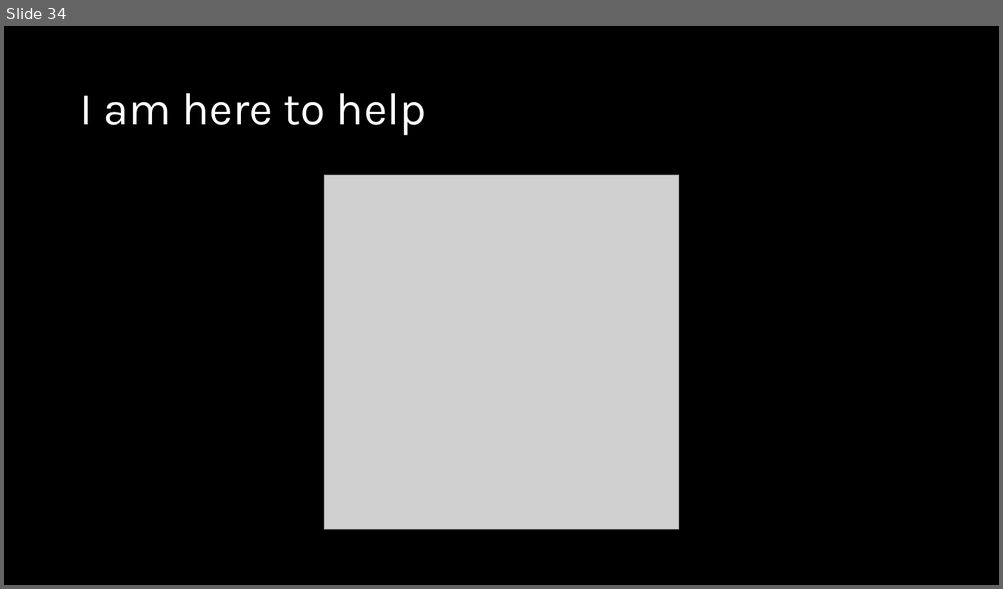
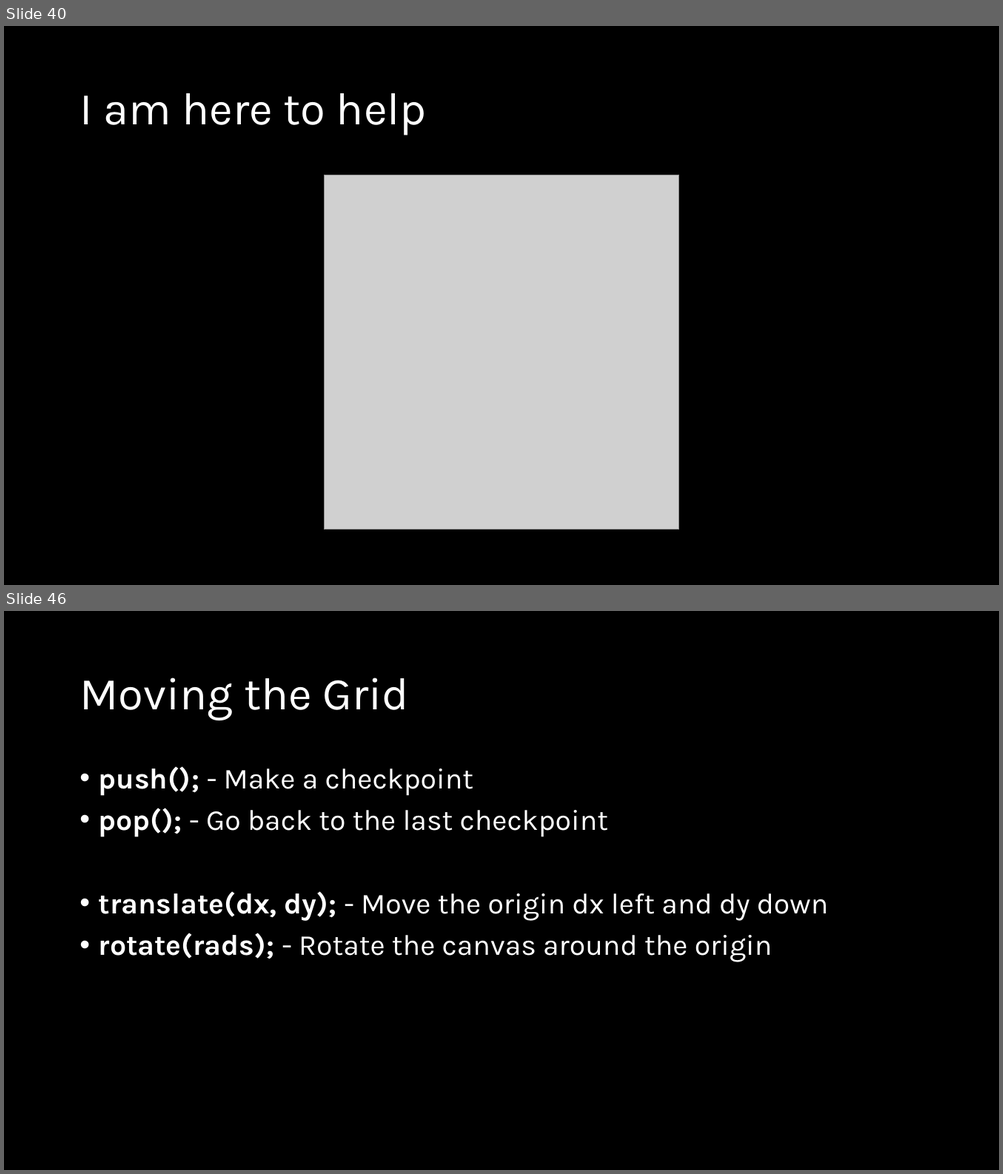
Before and after one commit to crhallberg/IMM120, a slide deck: Presentations/Class 04 – Sept 25.pptx. Shown one above the other, each under a label of ours: slide 34 before the commit, slides 40 and 46 after it; the slides between them are not shown. The pictures are 1003x589 and 1003x1174 pixels, drawn with LibreOffice and Linux fonts; fonts in the diff are those of the drawing; grey boxes stand for pictures. Boxes give left, top, right and bottom in pixels: in the first picture for what was removed or moved away, otherwise in the second. Text is boxed around its words. In the diff, an @@ line names an element or a change of style, - is before the commit and + after.

```diff
--- a/Presentations/Class 04 – Sept 25.pptx
+++ b/Presentations/Class 04 – Sept 25.pptx
@@ slide 46 added at <box>4,611,999,1170</box>, background #000000 @@
@@ title added at <box>79,678,410,721</box>, 44 pt, text #FFFFFF @@
+Moving the Grid
@@ text added at <box>99,766,828,963</box>, 28 pt, text #FFFFFF @@
+• push(); - Make a checkpoint
+• pop(); - Go back to the last checkpoint
+• translate(dx, dy); - Move the origin dx left and dy down
+• rotate(rads); - Rotate the canvas around the origin
@@ what was slide 34 is now slide 40 @@
```
Also in this commit, not shown: 8 slides changed, 15 other slides added, 1 slide removed.
